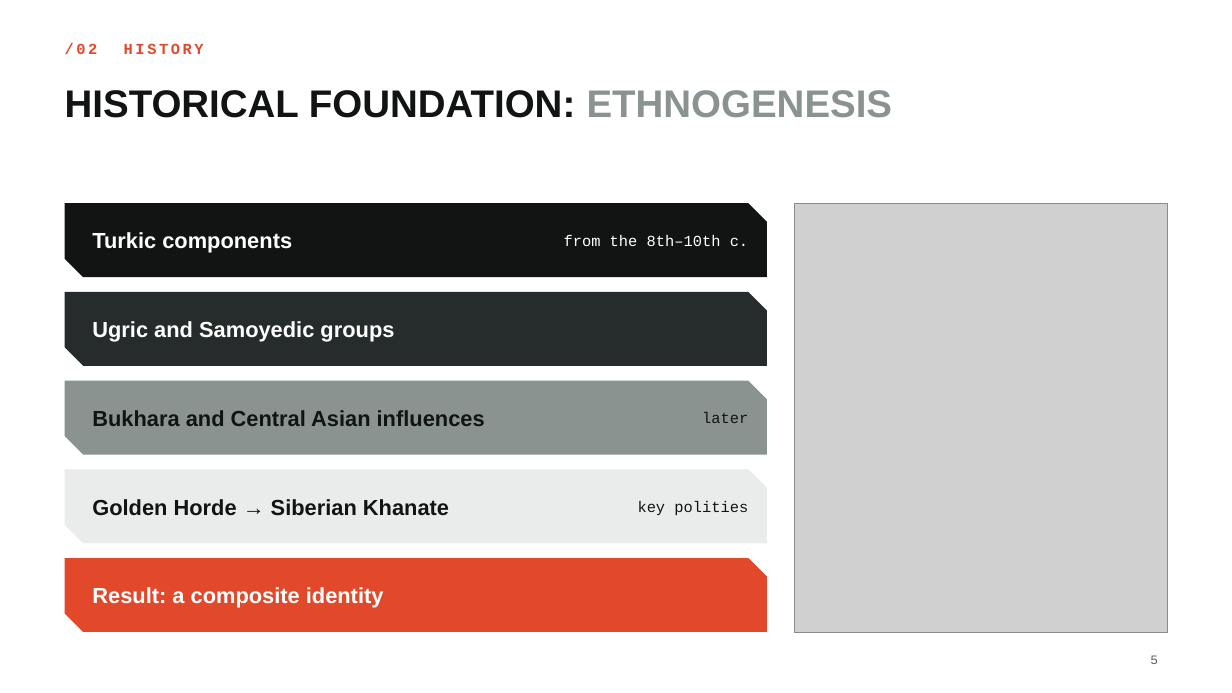
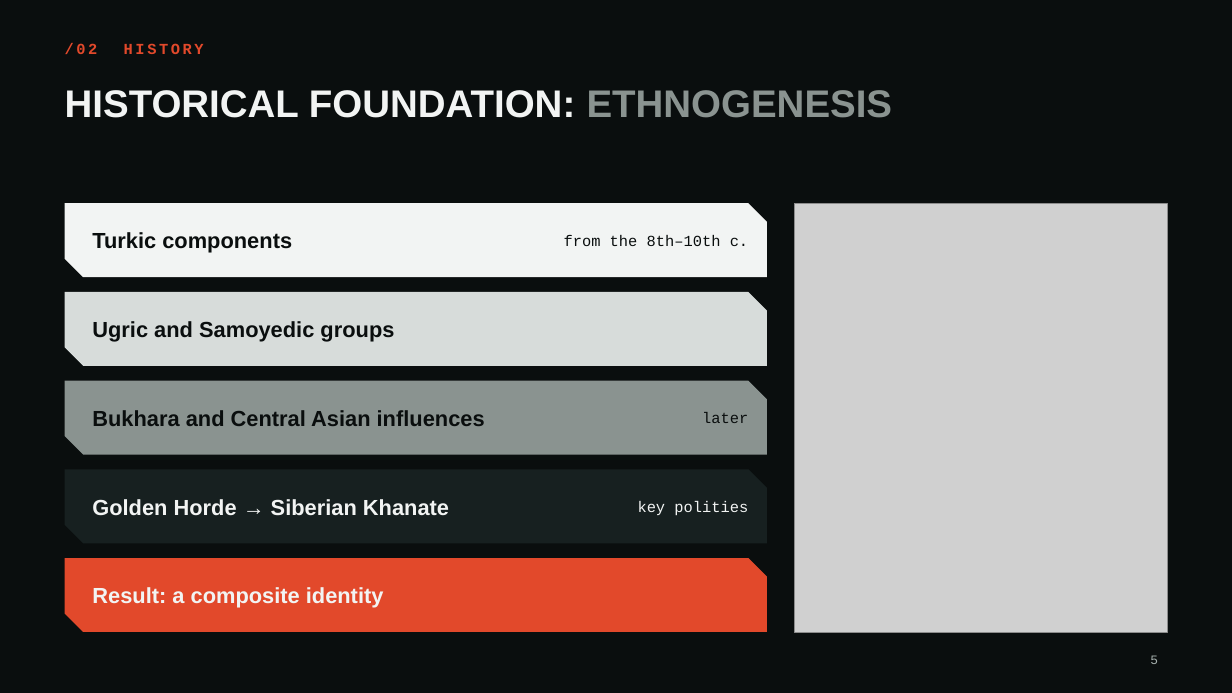
Before and after one commit to sgfsd/trading-bot, a slide deck: slide 5 of presentation/Siberian_Tatars_EN.pptx. Drawn at 1232x693 pixels with LibreOffice and Linux fonts; fonts in the diff are those of the drawing; grey boxes stand for pictures; background and template pictures are left out. Boxes give left, top, right and bottom in pixels: in the first picture for what was removed or moved away, otherwise in the second. Text is boxed around its words. In the diff, an @@ line names an element or a change of style, - is before the commit and + after.

```diff
--- a/presentation/Siberian_Tatars_EN.pptx
+++ b/presentation/Siberian_Tatars_EN.pptx
@@ background #FFFFFF to picture (left out) @@
@@ title "HISTORICAL FOUNDATION: ETHNOGENESIS" at box(65, 90, 893, 118): text colour #111413 to #F2F4F3 in "HISTORICAL FOUNDATION:" @@
@@ freeform shape at box(65, 203, 767, 277): fill #111413 to #F2F4F3 @@
@@ freeform shape at box(65, 292, 767, 366): fill #262C2B to #D7DCDA @@
@@ text colour #FFFFFF to #0A0E0E in 3 elements at box(92, 232, 292, 253), box(564, 235, 748, 246), box(92, 321, 394, 342) @@
@@ text "Bukhara and Central Asian influences" at box(92, 410, 485, 426): text colour #111413 to #0A0E0E @@
@@ text "later" at box(702, 412, 748, 423): text colour #111413 to #0A0E0E @@
@@ freeform shape at box(65, 470, 767, 543): fill #E9ECEB to #172020 @@
@@ text "Golden Horde → Siberian Khanate" at box(92, 499, 449, 516): text colour #111413 to #F2F4F3 @@
@@ text "key polities" at box(638, 501, 748, 516): text colour #111413 to #F2F4F3 @@
@@ text "Result: a composite identity" at box(92, 587, 384, 608): text colour #FFFFFF to #F2F4F3 @@
@@ page number at box(1150, 655, 1158, 664): text colour #566260 to #A5AFAC @@
```
Also in this commit, not shown: 12 other slides changed, 1 other file.
